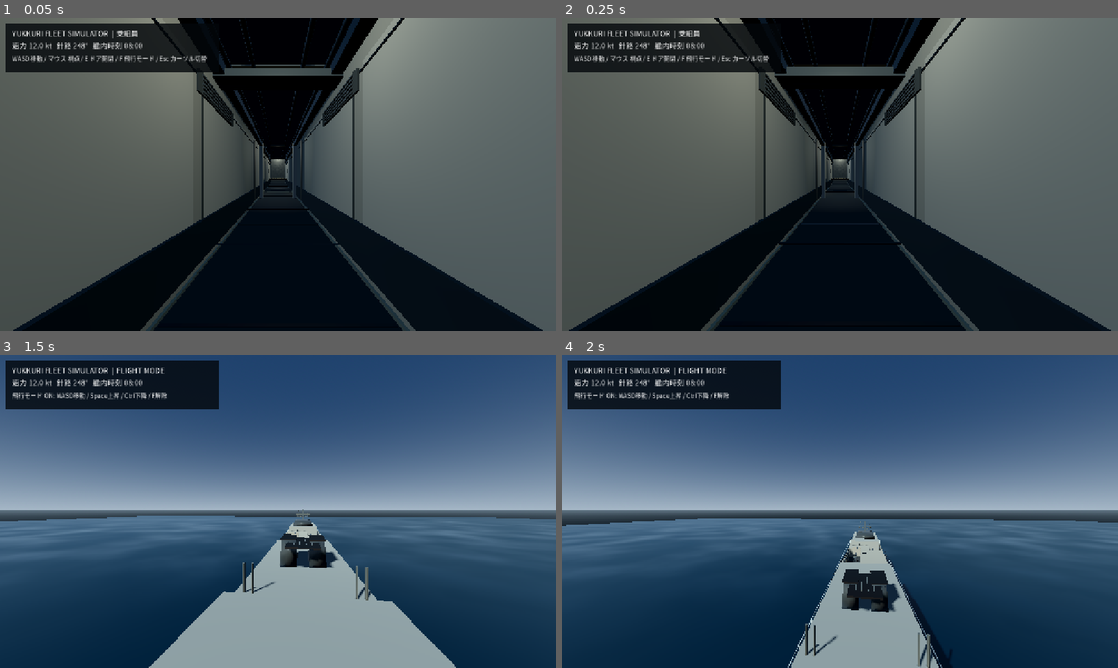
Above: before the commit, frames 1-4 (two rows, left to right).
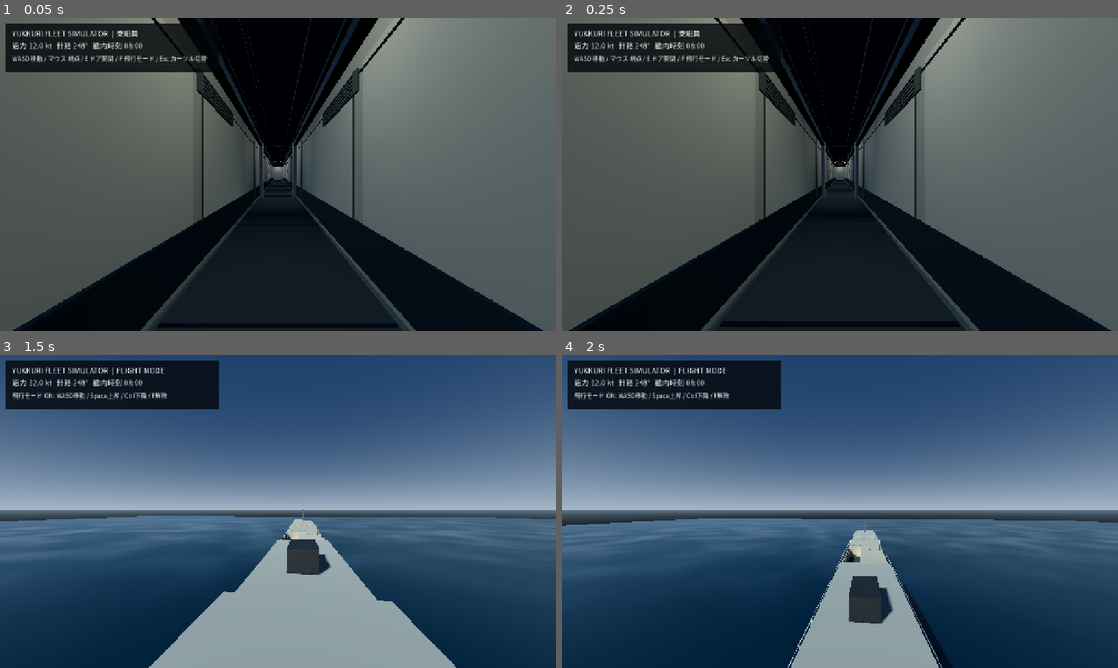
Above: after the commit, the same moments.

Repository: YukkuriP/Yukkuri-FPS-3
Game: Godot game, scene res://scenes/main.tscn
Two runs of this game, one before a commit and one after it. Both use one fixed random seed, a clock stepped at 60 frames per second and the inputs below.
Inputs (mouse positions are in pixels of both pictures, inside the frame that each line leads up to):
- Up to frame 1 (0.05 s): no input
- Up to frame 2 (0.25 s): no input
- Up to frame 3 (1.5 s): tap Enter at 0.5 s; move the mouse to (305, 511) at 0.52 s; hold F (fleet_fly_toggle) 0.53-1.28 s; hold Space (fleet_fly_up) from 0.53 s (still down); click (305, 511) at 0.67 s; move the mouse to (250, 511) at 1.27 s; tap E (fleet_interact) at 1.35 s
- Up to frame 4 (2 s): keep holding Space (fleet_fly_up)

The runs differ from the first frame. In frame 1, 1.1% of the frame differs, in the area x 38-62%, y 14-73%; in frame 2, 1.3%; in frame 3, 1.2%; in frame 4, 1.5%, in the area x 43-70%, y 53-100%.
Error after the commit: Parse Error: Cannot infer the type of "x" variable because the value doesn't have a set type. (res://scripts/visual_upgrade.gd:686)

Commit message:
Replace straight placeholder rails with hull-following sheer rails

Diff:
--- a/scripts/visual_upgrade.gd
+++ b/scripts/visual_upgrade.gd
@@ -32,6 +32,7 @@
 	_hangar_interior_finish()
 	_interior_detail()
 	_weather_deck_finish()
+	_sheer_rail_finish()
 
 func _mat(color: Color, metal: float, rough: float) -> StandardMaterial3D:
 	var m:=StandardMaterial3D.new()
@@ -654,3 +655,68 @@
 		for side in [-1.0, 1.0]:
 			_box(self, "Shielded deck courtesy light", Vector3(side * 7.55, 1.38, z), Vector3(0.22, 0.20, 0.34), dark, 0)
 			_box(self, "Courtesy light lens", Vector3(side * 7.55, 1.39, z - 0.08), Vector3(0.12, 0.08, 0.10), glow, 0)
+
+func _rail_cylinder_between(label: String, a: Vector3, b: Vector3, radius: float, mat: Material) -> void:
+	var delta := b - a
+	var mesh := CylinderMesh.new()
+	mesh.top_radius = radius
+	mesh.bottom_radius = radius
+	mesh.height = delta.length()
+	mesh.radial_segments = 12
+	var obj := MeshInstance3D.new()
+	obj.name = label
+	obj.mesh = mesh
+	obj.position = (a + b) * 0.5
+	obj.quaternion = Quaternion(Vector3.UP, delta.normalized())
+	obj.material_override = mat
+	add_child(obj)
+
+
+func _sheer_rail_finish() -> void:
+	# Replace the original straight-sided placeholder rails with rails that
+	# follow the narrowing sheer line of the lofted hull.
+	for mesh in get_parent().find_children("*", "MeshInstance3D", true, false):
+		if mesh.name == "Rail" or mesh.name == "Rail post":
+			mesh.visible = false
+	var rail_mat := _mat(Color(0.39, 0.43, 0.42), 0.72, 0.34)
+	var post_points: Array[Vector3] = []
+	for z in range(-38, 39, 2):
+		var half_beam := _sheer_half_beam(float(z))
+		for side in [-1.0, 1.0]:
+			var x := side * (half_beam * 0.955)
+			var foot := Vector3(x, 1.18, float(z))
+			var top := Vector3(x, 2.92, float(z))
+			_rail_cylinder_between("Tapered sheer stanchion", foot, top, 0.045, rail_mat)
+			post_points.append(top)
+	# Each side has a continuous upper and intermediate rail, segmented only
+	# at the post spacing so the changing beam remains visible in the silhouette.
+	for side_index in range(2):
+		var side_offset := side_index * 2
+		for i in range(0, 37):
+			var a_index := i * 2 + side_offset
+			var b_index := (i + 1) * 2 + side_offset
+			var upper_a := post_points[a_index]
+			var upper_b := post_points[b_index]
+			_rail_cylinder_between("Continuous tapered sheer handrail", upper_a, upper_b, 0.052, rail_mat)
+			var mid_a := upper_a.lerp(Vector3(upper_a.x, 1.18, upper_a.z), 0.48)
+			var mid_b := upper_b.lerp(Vector3(upper_b.x, 1.18, upper_b.z), 0.48)
+			_rail_cylinder_between("Intermediate sheer rail", mid_a, mid_b, 0.032, rail_mat)
+
+
+func _sheer_half_beam(z: float) -> float:
+	# Same measured hull stations as the loft; interpolate the sheer edge.
+	var stations: Array[Vector2] = [
+		Vector2(-38.8225, 0.10), Vector2(-38.45, 0.85),
+		Vector2(-37.5, 2.15), Vector2(-35.5, 4.15),
+		Vector2(-32.0, 5.95), Vector2(-27.0, 7.25),
+		Vector2(-20.0, 8.25), Vector2(-10.0, 8.85),
+		Vector2(8.0, 9.0), Vector2(22.0, 8.95),
+		Vector2(31.0, 8.65), Vector2(36.0, 8.15),
+		Vector2(38.2, 7.15), Vector2(38.8225, 0.10)
+	]
+	for i in range(stations.size() - 1):
+		var a := stations[i]
+		var b := stations[i + 1]
+		if z >= a.x and z <= b.x:
+			return lerpf(a.y, b.y, inverse_lerp(a.x, b.x, z))
+	return stations[0].y if z < stations[0].x else stations[stations.size() - 1].y
